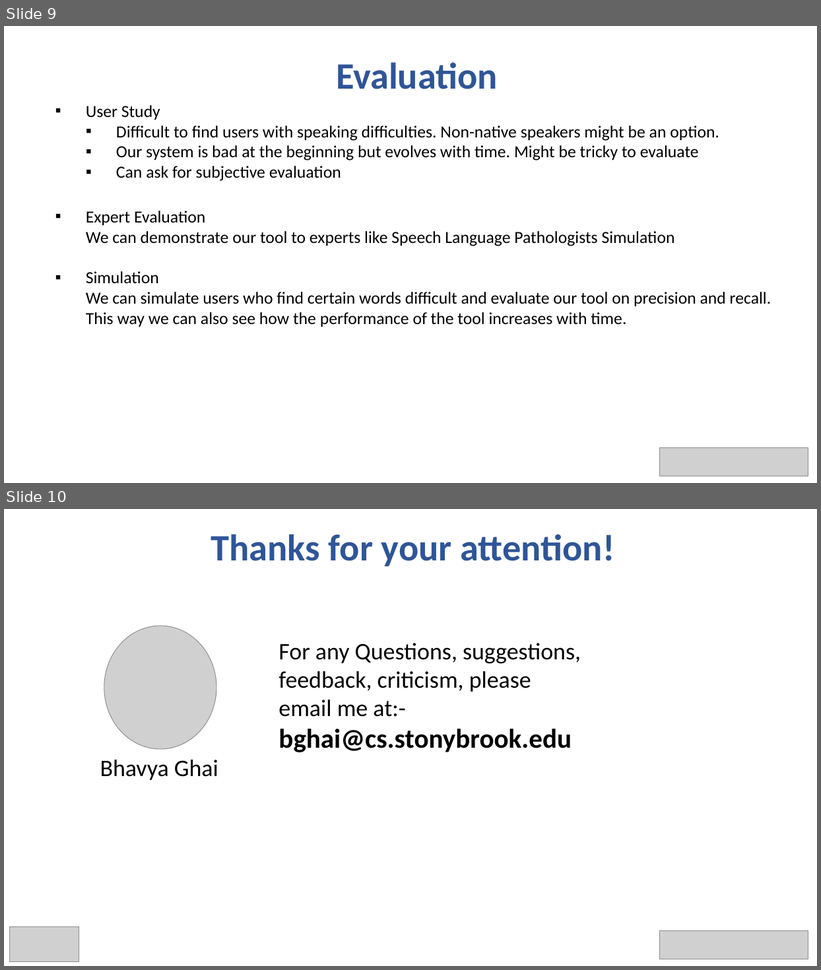
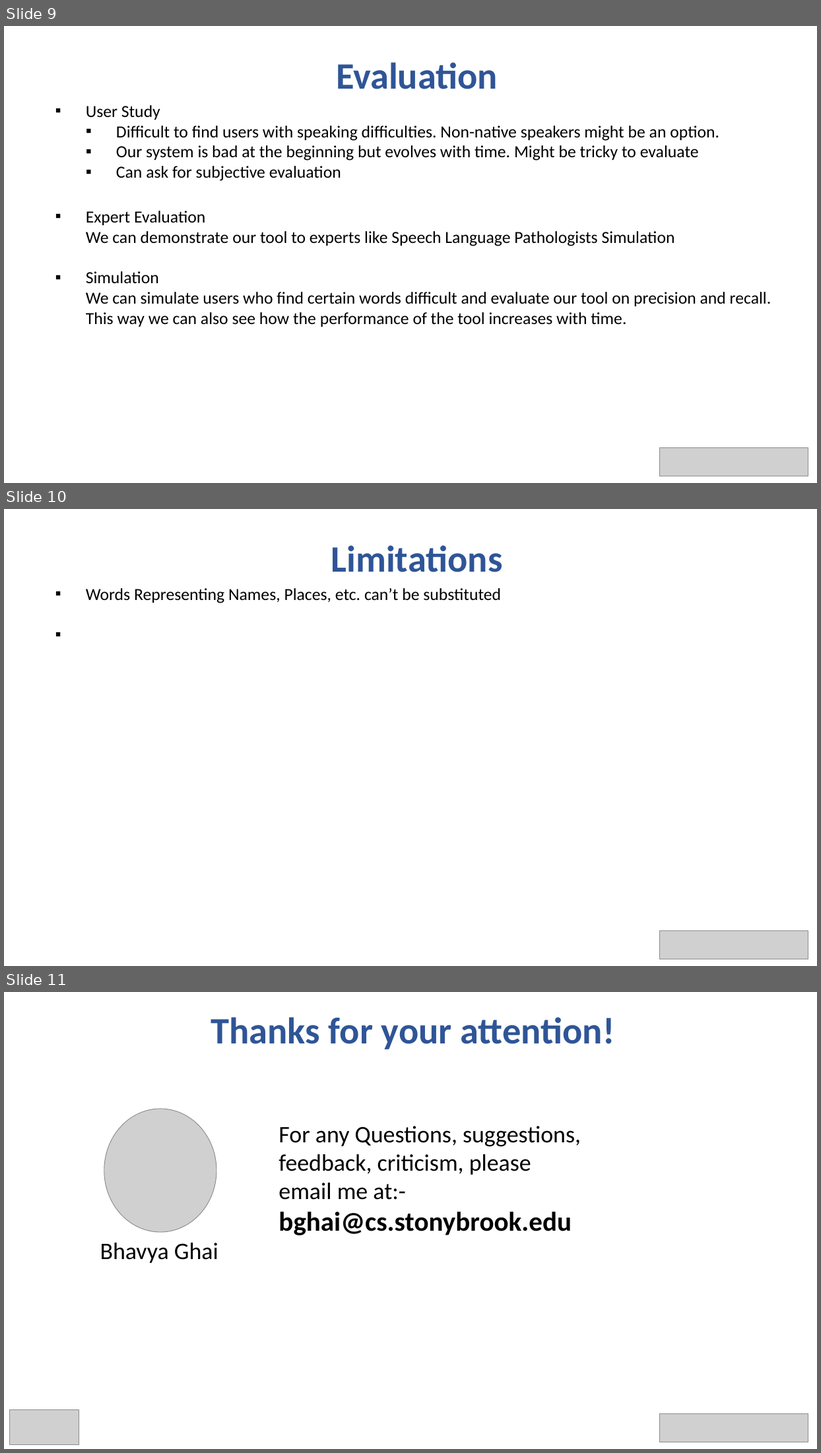
Before and after one commit to bhavyaghai/Fluent, a slide deck: presentation.pptx. Shown one above the other, each under a label of ours: slides 9 and 10 before the commit, slides 9, 10 and 11 after it. The pictures are 821x970 and 821x1453 pixels, drawn with LibreOffice and Linux fonts; fonts in the diff are those of the drawing; grey boxes stand for pictures. Boxes give left, top, right and bottom in pixels: in the first picture for what was removed or moved away, otherwise in the second. Text is boxed around its words. In the diff, an @@ line names an element or a change of style, - is before the commit and + after.

```diff
--- a/presentation.pptx
+++ b/presentation.pptx
@@ slide 10 added at (4,509,817,966), background #FFFFFF @@
@@ text added at (331,545,503,572), 44 pt, text #2F5597, bold @@
+Limitations
@@ text added at (86,588,501,603), 20 pt, text #000000 @@
+▪ Words Representing Names, Places, etc. can’t be substituted
@@ picture added at (660,931,809,960) @@
@@ what was slide 10 is now slide 11 @@
```
Also in this commit, not shown: 1 slide changed, 3 other slides added, 2 slides removed, 11 other files.
